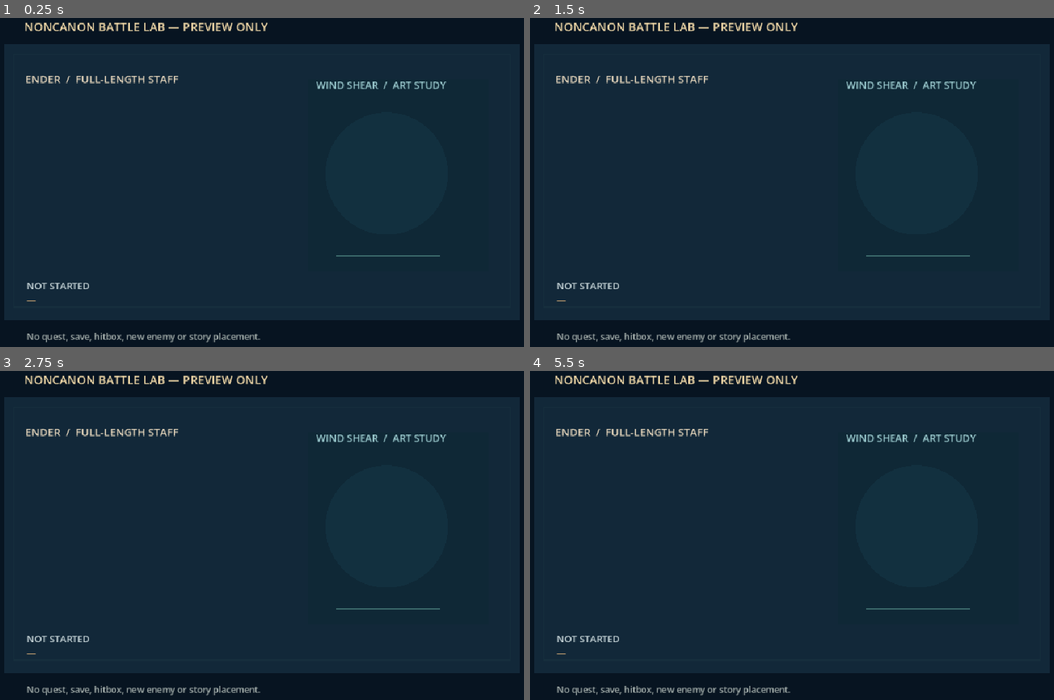
Above: before the commit, frames 1-4 (two rows, left to right).
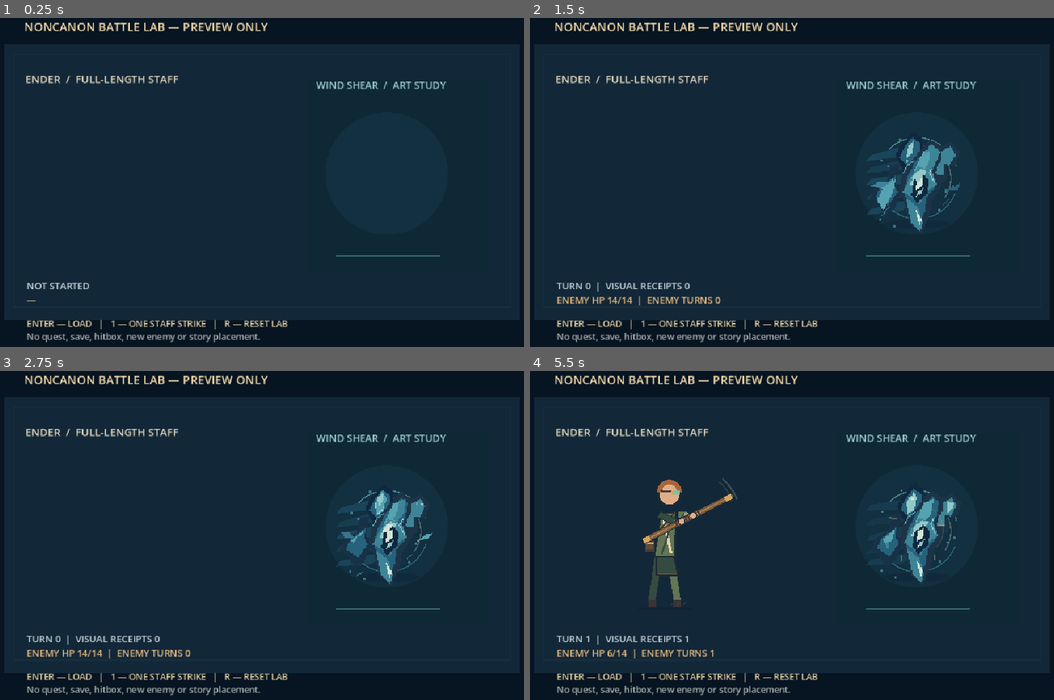
Above: after the commit, the same moments.

Repository: ndrorchestration/ToSailaStarrySky-jrpg
Game: Godot game, scene res://scenes/neutral_battle_visual_lab.tscn
Same seed, same stepped clock (60 frames per second), same inputs: the game is played once before the commit and once after it. This scene is started directly instead of the project's main scene.
Inputs:
- Up to frame 1 (0.25 s): no input
- Up to frame 2 (1.5 s): tap Enter at 0.5, 0.6 s; hold Right (ui_right) 0.53-1.28 s; tap Keypad Enter at 0.8, 1.35 s; hold Down (ui_down) from 1.28 s (still down)
- Up to frame 3 (2.75 s): tap 1 at 1.55, 2.1 s; release Down (ui_down) at 2.03 s; hold Right (ui_right) from 2.03 s (still down); tap R at 2.3 s
- Up to frame 4 (5.5 s): release Right (ui_right) at 2.78 s; hold Up (ui_up) 2.78-3.53 s; tap R at 2.85 s; tap E at 3.05, 3.6 s; hold Left (ui_left) 3.53-5.03 s; tap Enter at 3.8, 4.35 s; tap Keypad Enter at 4.55, 5.1 s; hold Down (ui_down) from 5.03 s (still down); tap 1 at 5.3 s

The runs differ from the first frame. In frame 1, 0.5% of the frame differs, in the area x 5-55%, y 91-95%; in frame 2, 3.1%; in frame 3, 3.0%; in frame 4, 4.1%, in the area x 4-82%, y 32-95%.

Commit message:
feat(godot): add explicit keyboard controls for isolated human battle-lab review

Diff:
--- a/godot/scripts/neutral_battle_visual_lab.gd
+++ b/godot/scripts/neutral_battle_visual_lab.gd
@@ -47,7 +47,26 @@
     staff_view.visible = false
     add_child(staff_view)
     enemy_view.visible = false
-    set_process_unhandled_key_input(false)
+    set_process_unhandled_key_input(true)
+
+func _unhandled_key_input(event: InputEvent) -> void:
+    # Human reviewer controls exist ONLY in this isolated lab scene.
+    # Key input never routes to Chapter I or grants an external battle turn.
+    if not (event is InputEventKey) or not event.pressed or event.echo:
+        return
+    if event.keycode == KEY_ENTER or event.keycode == KEY_KP_ENTER:
+        if encounter == null or not encounter.active:
+            start_lab(reduced_motion)
+            get_viewport().set_input_as_handled()
+    elif event.keycode == KEY_1:
+        if encounter != null and encounter.active:
+            resolve_one_staff_strike()
+            get_viewport().set_input_as_handled()
+    elif event.keycode == KEY_R:
+        if encounter != null and encounter.active:
+            close_lab()
+        start_lab(reduced_motion)
+        get_viewport().set_input_as_handled()
 
 func start_lab(enable_reduced_motion: bool = false) -> bool:
     if encounter != null and encounter.active:
@@ -147,5 +166,7 @@
         HORIZONTAL_ALIGNMENT_LEFT, 750, 16, Color("#cad8db"))
     draw_string(font, Vector2(80, 530), hp,
         HORIZONTAL_ALIGNMENT_LEFT, 750, 16, Color("#e6b77b"))
+    draw_string(font, Vector2(80, 570), "ENTER — LOAD   |   1 — ONE STAFF STRIKE   |   R — RESET LAB",
+        HORIZONTAL_ALIGNMENT_LEFT, 810, 15, Color("#d6c59d"))
     draw_string(font, Vector2(80, 592), "No quest, save, hitbox, new enemy or story placement.",
         HORIZONTAL_ALIGNMENT_LEFT, 810, 15, Color("#a5afac"))
